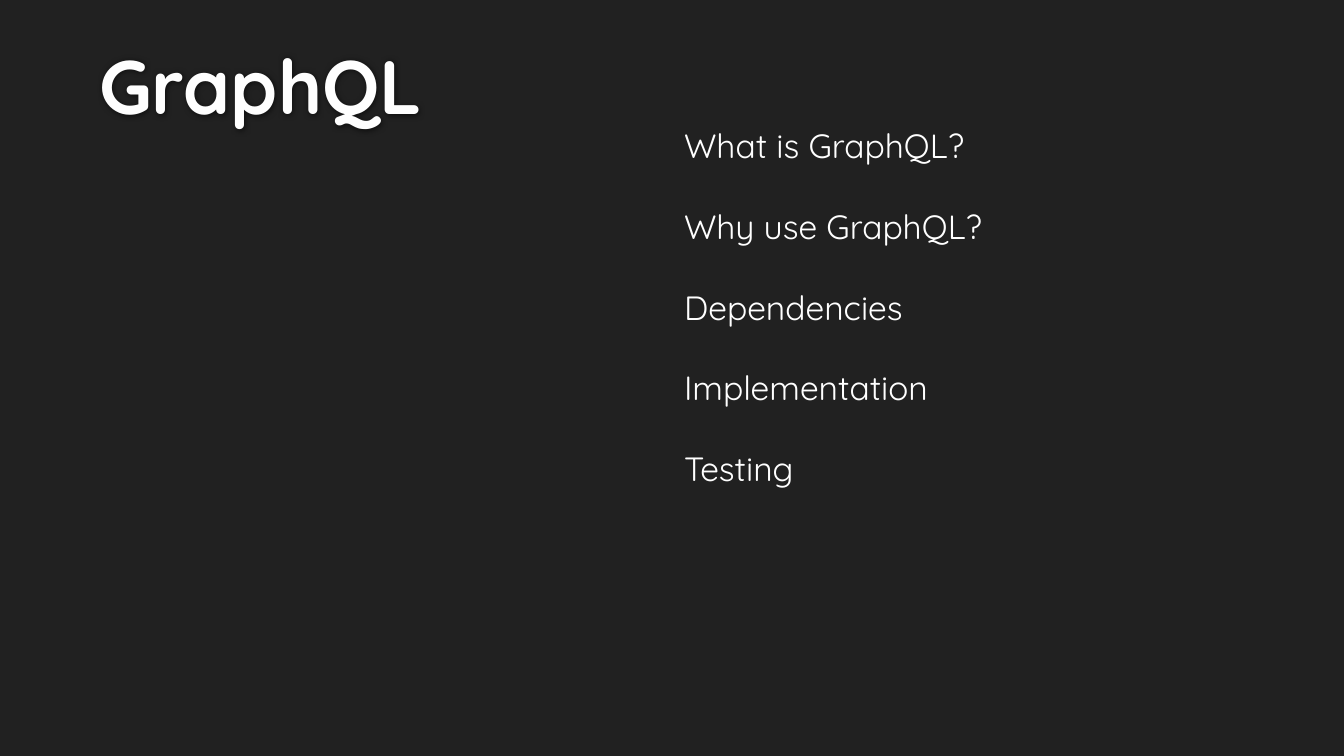
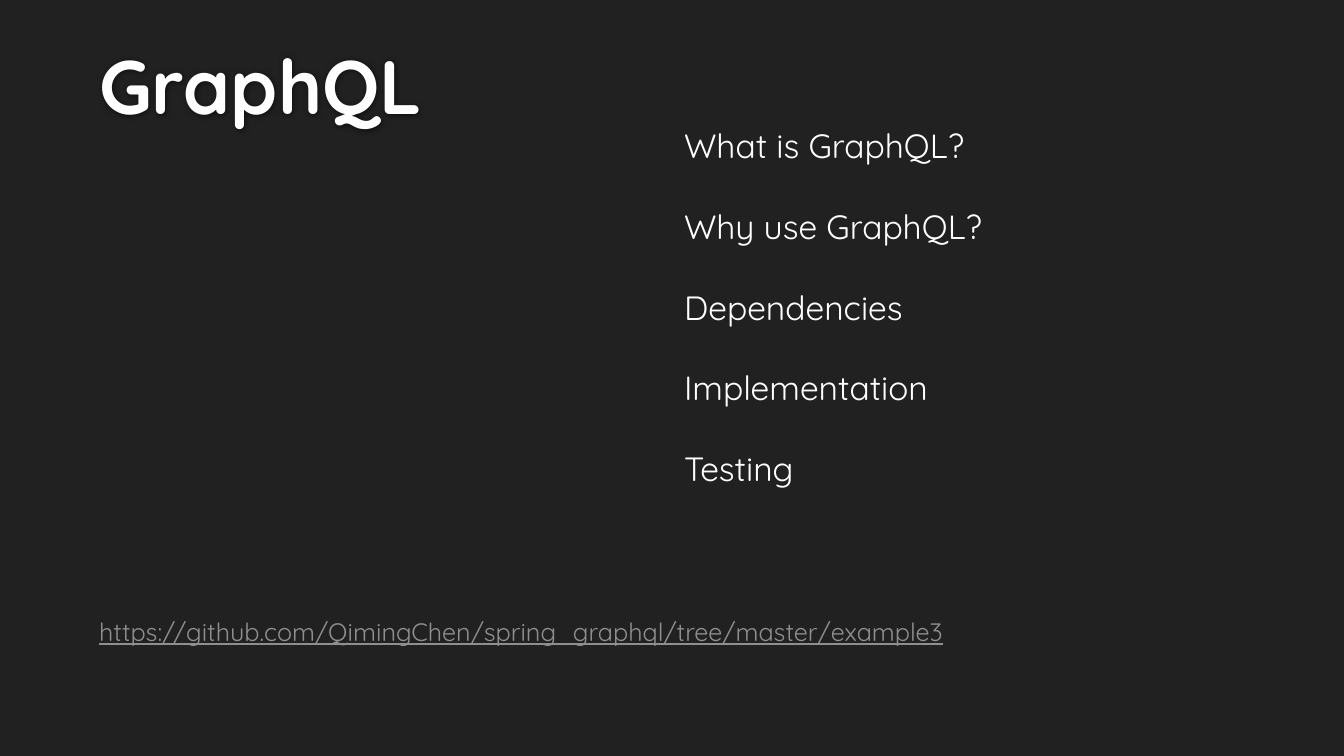
Before and after one commit to QimingChen/spring_graphql, a slide deck: slide 1 of example3/graphql.pptx. Drawn at 1344x756 pixels with LibreOffice and Linux fonts; fonts in the diff are those of the drawing; background and template pictures are left out. Boxes give left, top, right and bottom in pixels: in the first picture for what was removed or moved away, otherwise in the second. Text is boxed around its words. In the diff, an @@ line names an element or a change of style, - is before the commit and + after.

Commit message:
change: add github link

```diff
--- a/example3/graphql.pptx
+++ b/example3/graphql.pptx
@@ text added at <box>99,621,943,646</box>, 18 pt, text #8F8F8F, underline @@
+https://github.com/QimingChen/spring_graphql/tree/master/example3
```
